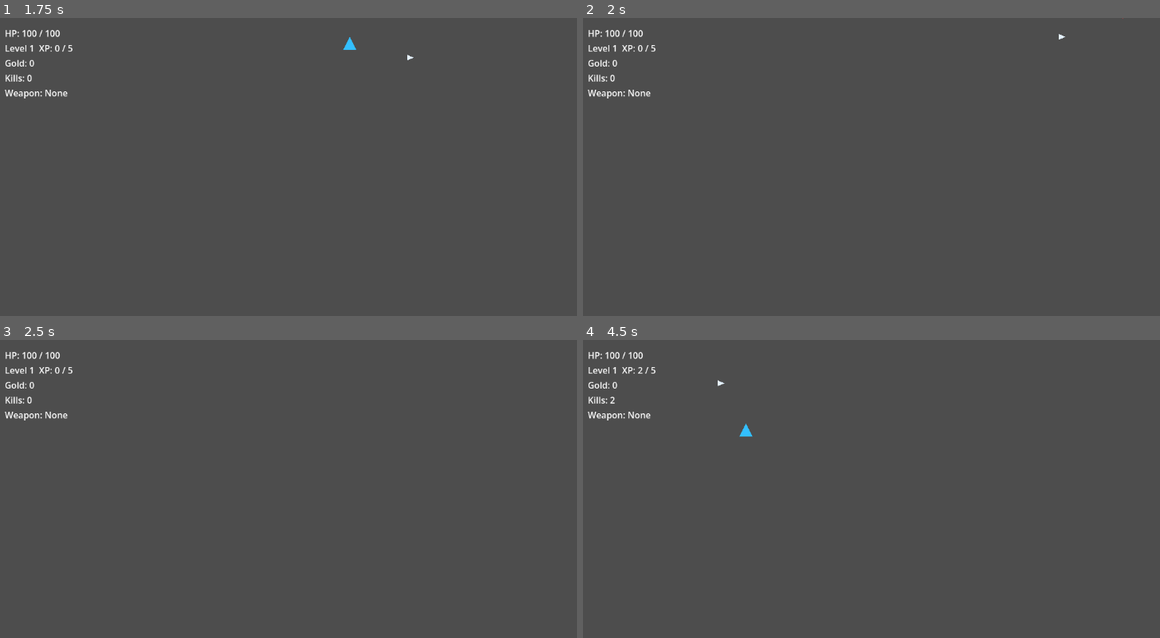
Above: before the commit, frames 1-4 (two rows, left to right).
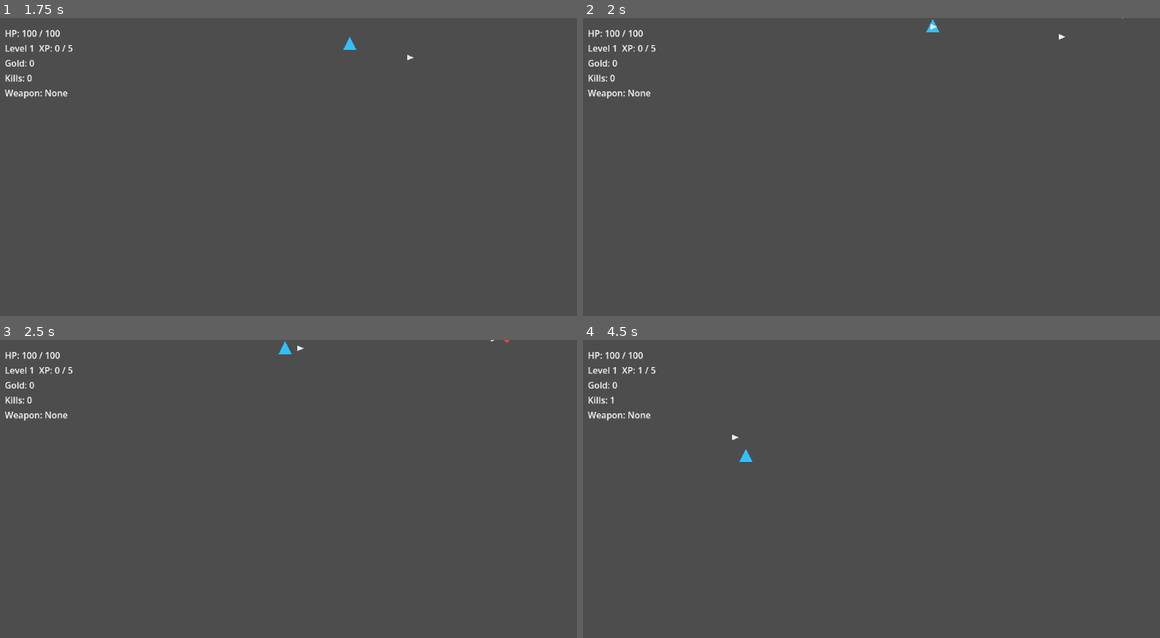
Above: after the commit, the same moments.

Repository: airisuzuki123/RogueLootPrototype
Game: Godot game, scene res://scenes/main.tscn
Same seed, same stepped clock (60 frames per second), same inputs: the game is played once before the commit and once after it.
Inputs:
- Up to frame 1 (1.75 s): tap Enter at 0.5 s; hold W (move_up) from 0.53 s (still down)
- Up to frame 2 (2 s): keep holding W (move_up)
- Up to frame 3 (2.5 s): release W (move_up) at 2.03 s; hold A (move_left) from 2.03 s (still down)
- Up to frame 4 (4.5 s): release A (move_left) at 3.53 s; hold S (move_down) 3.53-4.28 s; hold D (move_right) from 4.28 s (still down)

Frame 1 is identical in both runs. In frame 2, less than 0.1% of the frame differs, in the area x 59-94%, y 0-5%; in frame 3, less than 0.1%; in frame 4, 0.2%, in the area x 4-30%, y 9-41%.

Commit message:
Constrain player to screen bounds

Diff:
--- a/project.godot
+++ b/project.godot
@@ -1,33 +1,50 @@
 ; Engine configuration file.
-; Open this folder with Godot 4.x.
+; It's best edited using the editor UI and not directly,
+; since the parameters that go here are not all obvious.
+;
+; Format:
+;   [section] ; section goes between []
+;   param=value ; assign values to parameters
 
 config_version=5
+
+[animation]
+
+compatibility/default_parent_skeleton_in_mesh_instance_3d=true
 
 [application]
 
 config/name="Rogue Loot Prototype"
 run/main_scene="res://scenes/main.tscn"
-config/features=PackedStringArray("4.3")
+config/features=PackedStringArray("4.6")
 
 [autoload]
 
 GameManager="*res://scripts/core/game_manager.gd"
 
+[dotnet]
+
+project/assembly_name="Rogue Loot Prototype"
+
 [input]
 
 move_up={
 "deadzone": 0.5,
-"events": [Object(InputEventKey,"resource_local_to_scene":false,"device":-1,"window_id":0,"alt_pressed":false,"shift_pressed":false,"ctrl_pressed":false,"meta_pressed":false,"pressed":false,"keycode":87,"physical_keycode":0,"key_label":0,"unicode":0,"echo":false,"script":null)]
+"events": [Object(InputEventKey,"resource_local_to_scene":false,"resource_name":"","device":-1,"window_id":0,"alt_pressed":false,"shift_pressed":false,"ctrl_pressed":false,"meta_pressed":false,"pressed":false,"keycode":87,"physical_keycode":0,"key_label":0,"unicode":0,"location":0,"echo":false,"script":null)
+]
 }
 move_down={
 "deadzone": 0.5,
-"events": [Object(InputEventKey,"resource_local_to_scene":false,"device":-1,"window_id":0,"alt_pressed":false,"shift_pressed":false,"ctrl_pressed":false,"meta_pressed":false,"pressed":false,"keycode":83,"physical_keycode":0,"key_label":0,"unicode":0,"echo":false,"script":null)]
+"events": [Object(InputEventKey,"resource_local_to_scene":false,"resource_name":"","device":-1,"window_id":0,"alt_pressed":false,"shift_pressed":false,"ctrl_pressed":false,"meta_pressed":false,"pressed":false,"keycode":83,"physical_keycode":0,"key_label":0,"unicode":0,"location":0,"echo":false,"script":null)
+]
 }
 move_left={
 "deadzone": 0.5,
-"events": [Object(InputEventKey,"resource_local_to_scene":false,"device":-1,"window_id":0,"alt_pressed":false,"shift_pressed":false,"ctrl_pressed":false,"meta_pressed":false,"pressed":false,"keycode":65,"physical_keycode":0,"key_label":0,"unicode":0,"echo":false,"script":null)]
+"events": [Object(InputEventKey,"resource_local_to_scene":false,"resource_name":"","device":-1,"window_id":0,"alt_pressed":false,"shift_pressed":false,"ctrl_pressed":false,"meta_pressed":false,"pressed":false,"keycode":65,"physical_keycode":0,"key_label":0,"unicode":0,"location":0,"echo":false,"script":null)
+]
 }
 move_right={
 "deadzone": 0.5,
-"events": [Object(InputEventKey,"resource_local_to_scene":false,"device":-1,"window_id":0,"alt_pressed":false,"shift_pressed":false,"ctrl_pressed":false,"meta_pressed":false,"pressed":false,"keycode":68,"physical_keycode":0,"key_label":0,"unicode":0,"echo":false,"script":null)]
+"events": [Object(InputEventKey,"resource_local_to_scene":false,"resource_name":"","device":-1,"window_id":0,"alt_pressed":false,"shift_pressed":false,"ctrl_pressed":false,"meta_pressed":false,"pressed":false,"keycode":68,"physical_keycode":0,"key_label":0,"unicode":0,"location":0,"echo":false,"script":null)
+]
 }
--- a/scripts/entities/player.gd
+++ b/scripts/entities/player.gd
@@ -7,6 +7,7 @@
 @export var fire_interval: float = 0.45
 @export var projectile_damage: int = 10
 @export var projectile_count: int = 1
+@export var screen_margin: float = 16.0
 
 var health: int
 var fire_cooldown: float = 0.0
@@ -26,6 +27,7 @@
 	var direction := Input.get_vector("move_left", "move_right", "move_up", "move_down")
 	velocity = direction * move_speed
 	move_and_slide()
+	_clamp_to_screen()
 	_update_auto_attack(delta)
 
 func take_damage(amount: int) -> void:
@@ -94,6 +96,11 @@
 			nearest = enemy
 	return nearest
 
+func _clamp_to_screen() -> void:
+	var viewport_rect := get_viewport_rect()
+	global_position.x = clampf(global_position.x, screen_margin, viewport_rect.size.x - screen_margin)
+	global_position.y = clampf(global_position.y, screen_margin, viewport_rect.size.y - screen_margin)
+
 func _apply_equipment_stats(equipment: Dictionary) -> void:
 	for affix in equipment.get("affixes", []):
 		match affix["id"]:
Not shown, added: scripts/core/game_manager.gd.uid
Not shown, added: scripts/entities/enemy.gd.uid
Not shown, added: scripts/entities/player.gd.uid
Not shown, added: scripts/entities/projectile.gd.uid
Not shown, added: scripts/items/equipment_factory.gd.uid
Not shown, added: scripts/items/loot_drop.gd.uid
Not shown, added: scripts/main.gd.uid
Not shown, added: scripts/ui/hud.gd.uid
Not shown, changed: .gitattributes
